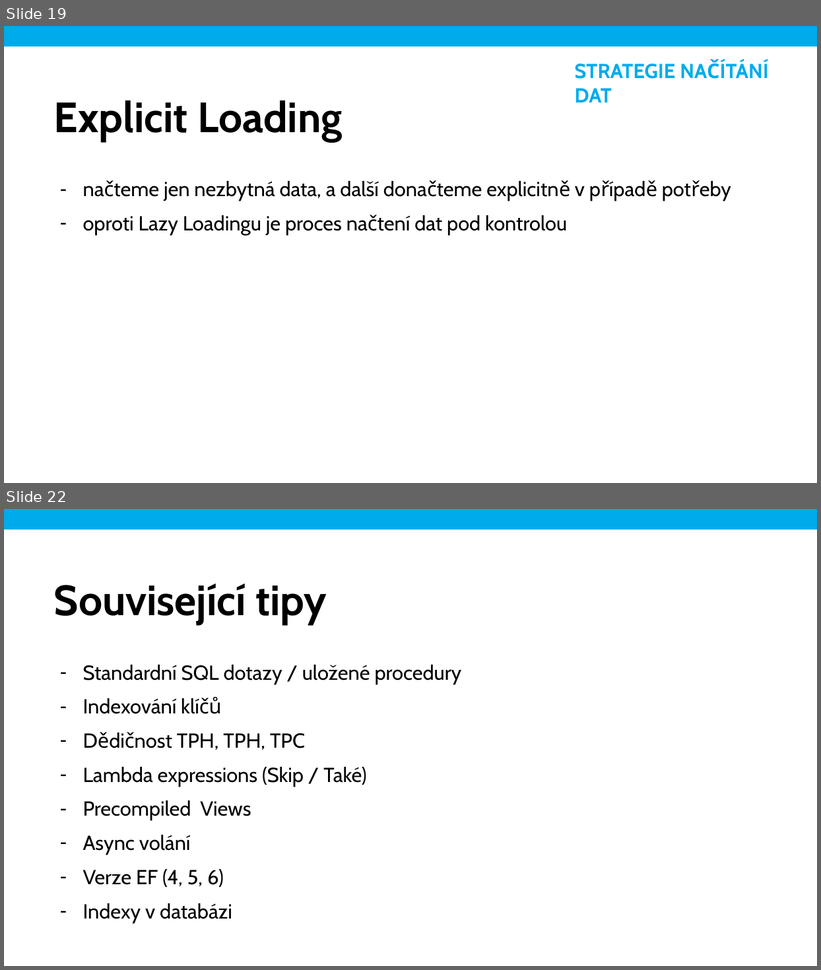
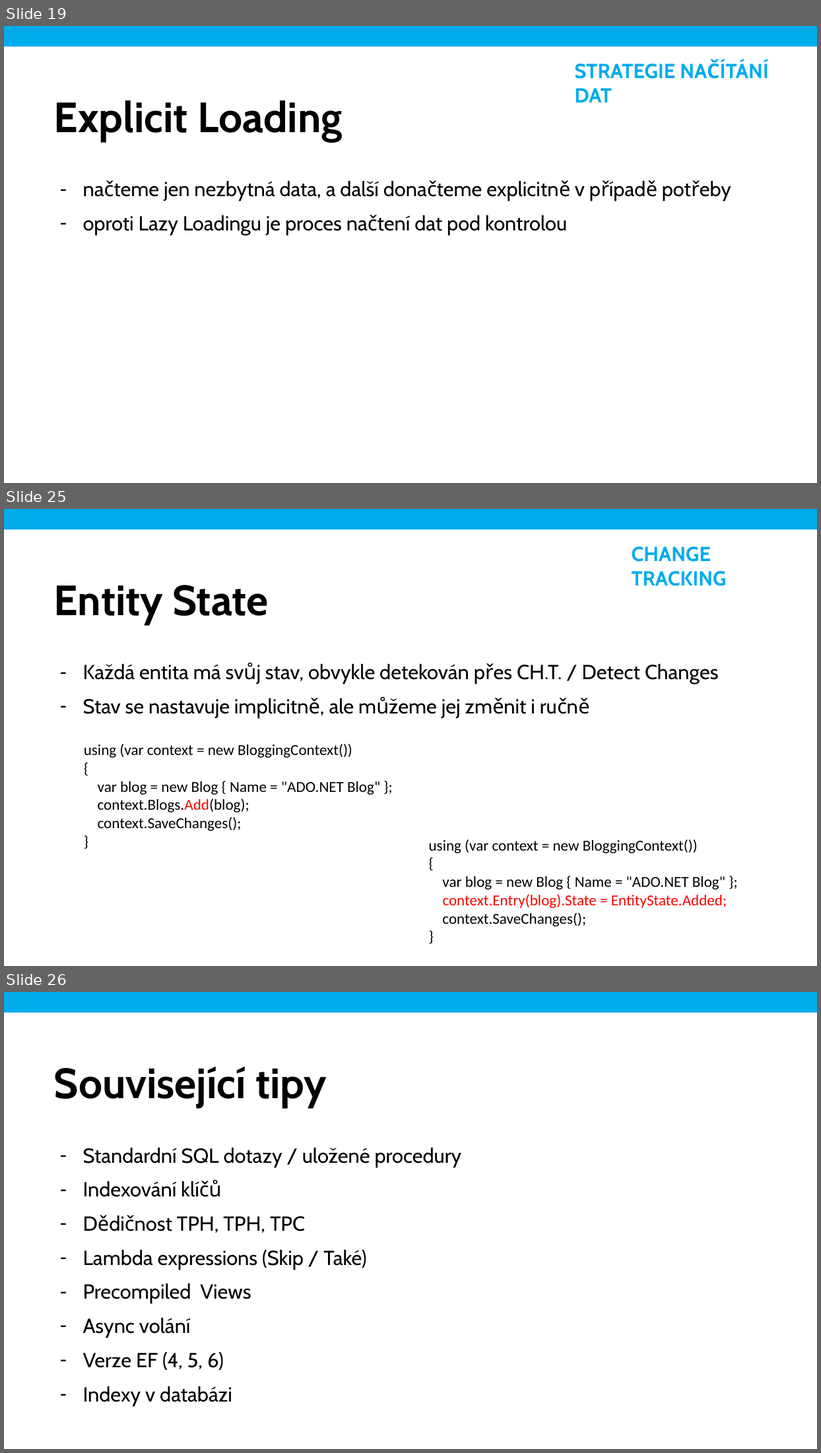
Before and after one commit to mholec/playground, a slide deck: ef6/performance-tips/ef-6-performance.pptx. Shown one above the other, each under a label of ours: slides 19 and 22 before the commit, slides 19, 25 and 26 after it; the slides between them are not shown. The pictures are 821x970 and 821x1453 pixels, drawn with LibreOffice and Linux fonts; fonts in the diff are those of the drawing; background and template pictures are left out. Boxes give left, top, right and bottom in pixels: in the first picture for what was removed or moved away, otherwise in the second. Text is boxed around its words. In the diff, an @@ line names an element or a change of style, - is before the commit and + after.

```diff
--- a/ef6/performance-tips/ef-6-performance.pptx
+++ b/ef6/performance-tips/ef-6-performance.pptx
@@ slide 25 added at (4,509,817,966), background #FFFFFF @@
@@ rectangle added at (4,509,817,529), fill #00ABEC @@
@@ text added at (632,547,727,586), 24 pt, text #00ABEC, bold @@
+CHANGE TRACKING
@@ text added at (54,585,268,625), 50 pt, text #000000, bold @@
+Entity State
@@ text added at (83,664,719,718), 24 pt, text #000000 @@
+– Každá entita má svůj stav, obvykle detekován přes CH.T. / Detect Changes
+– Stav se nastavuje implicitně, ale můžeme jej změnit i ručně
@@ text added at (84,744,380,831), 18 pt, text #000000 @@
+using (var context = new BloggingContext())
+{
+var blog = new Blog { Name = "ADO.NET Blog" };
+context.Blogs.Add(blog);
+context.SaveChanges();
+}
@@ text added at (429,840,727,927), 18 pt, text #000000 @@
+using (var context = new BloggingContext())
+{
+var blog = new Blog { Name = "ADO.NET Blog" };
+context.Entry(blog).State = EntityState.Added;
+context.SaveChanges();
+}
@@ what was slide 22 is now slide 26 @@
```
Also in this commit, not shown: 1 slide changed, 4 other slides added, 1 slide removed, 2 other files.
